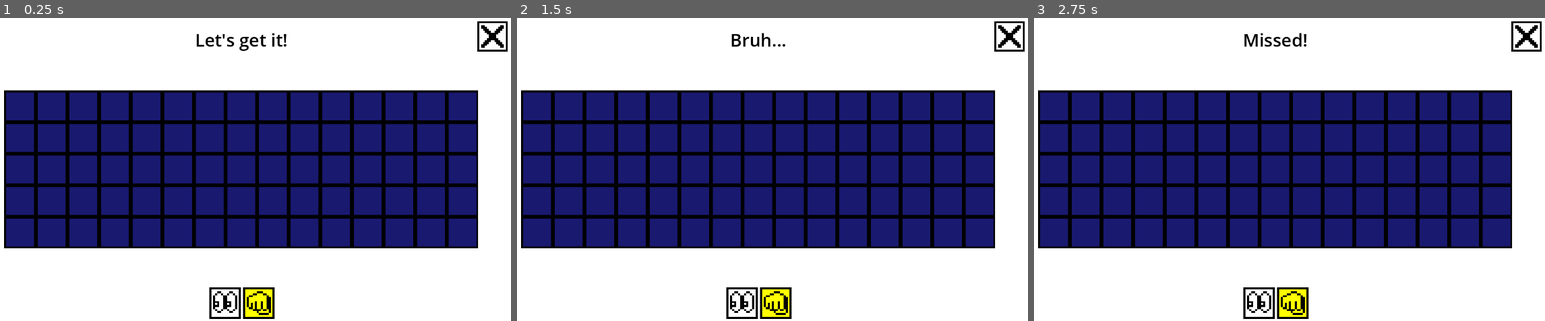
Above: before the commit, frames 1-3 (left to right).
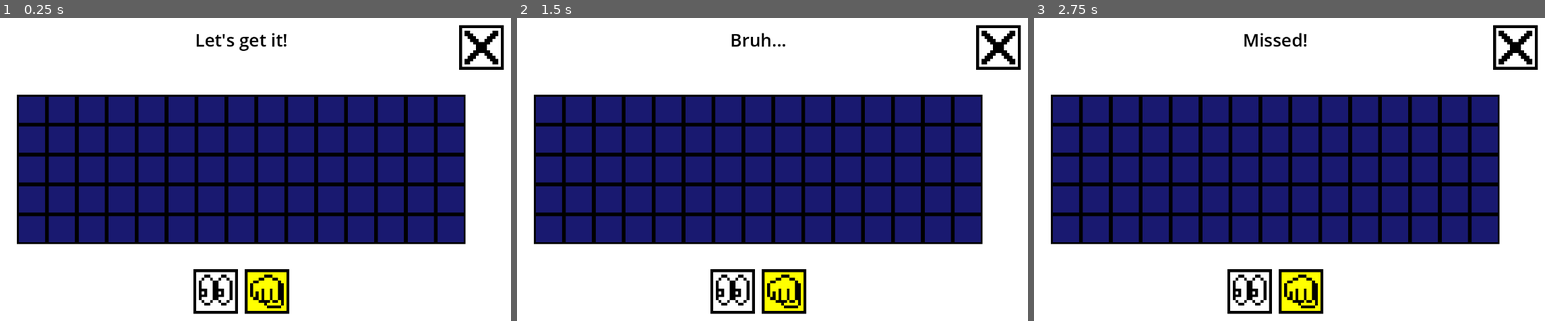
Above: after the commit, the same moments.

Repository: Zheltog/world-of-chunks
Game: Godot game, scene res://Scenes/main.tscn
The game is run twice, just before and just after one commit, with the same random seed, the same clock (stepped at 60 frames per second) and the same inputs.
Inputs (mouse positions are in pixels of both pictures, inside the frame that each line leads up to):
- Up to frame 1 (0.25 s): no input
- Up to frame 2 (1.5 s): click (537, 105) at 0.52 s; click (537, 105) at 1.27 s
- Up to frame 3 (2.75 s): click (1054, 105) at 2.02 s

The runs differ from the first frame. In frame 1, 21% of the frame differs, in the area x 0-100%, y 1-100%; in frame 2, 21%; in frame 3, 21%.

Commit message:
more dev-s for buttons sizes adaptation

Diff:
--- a/Scenes/main.tscn
+++ b/Scenes/main.tscn
@@ -38,17 +38,8 @@
 
 [node name="NewButton" type="TextureButton" parent="."]
 texture_filter = 1
-anchors_preset = 7
-anchor_left = 0.5
-anchor_top = 1.0
-anchor_right = 0.5
-anchor_bottom = 1.0
-offset_left = -36.0
-offset_top = -80.0
-offset_right = 36.0
-offset_bottom = -8.0
-grow_horizontal = 2
-grow_vertical = 0
+offset_right = 72.0
+offset_bottom = 72.0
 texture_normal = ExtResource("3_w62oi")
 texture_pressed = ExtResource("3_w62oi")
 texture_hover = ExtResource("3_w62oi")
@@ -58,17 +49,8 @@
 
 [node name="RocketButton" type="TextureButton" parent="."]
 texture_filter = 1
-anchors_preset = 7
-anchor_left = 0.5
-anchor_top = 1.0
-anchor_right = 0.5
-anchor_bottom = 1.0
-offset_left = -76.0
-offset_top = -80.0
-offset_right = -4.0
-offset_bottom = -8.0
-grow_horizontal = 2
-grow_vertical = 0
+offset_right = 72.0
+offset_bottom = 72.0
 texture_normal = ExtResource("3_pmm6o")
 texture_pressed = ExtResource("3_pmm6o")
 texture_hover = ExtResource("3_pmm6o")
@@ -78,17 +60,8 @@
 
 [node name="GunButton" type="TextureButton" parent="."]
 texture_filter = 1
-anchors_preset = 7
-anchor_left = 0.5
-anchor_top = 1.0
-anchor_right = 0.5
-anchor_bottom = 1.0
-offset_left = 4.0
-offset_top = -80.0
-offset_right = 76.0
-offset_bottom = -8.0
-grow_horizontal = 2
-grow_vertical = 0
+offset_right = 72.0
+offset_bottom = 72.0
 texture_normal = ExtResource("4_h4lyl")
 texture_pressed = ExtResource("4_h4lyl")
 texture_hover = ExtResource("4_h4lyl")
@@ -98,14 +71,8 @@
 
 [node name="CloseButton" type="TextureButton" parent="."]
 texture_filter = 1
-anchors_preset = 1
-anchor_left = 1.0
-anchor_right = 1.0
-offset_left = -80.0
-offset_top = 8.0
-offset_right = -8.0
-offset_bottom = 80.0
-grow_horizontal = 0
+offset_right = 72.0
+offset_bottom = 72.0
 texture_normal = ExtResource("3_1juwg")
 texture_pressed = ExtResource("3_1juwg")
 texture_hover = ExtResource("3_1juwg")
--- a/Scripts/Field.gd
+++ b/Scripts/Field.gd
@@ -22,10 +22,11 @@
 func init(cells_num_hor: int, cells_num_ver: int):
 	_cells_num_hor = cells_num_hor
 	_cells_num_ver = cells_num_ver
-	var screen_width = get_viewport_rect().size.x
-	var screen_height = get_viewport_rect().size.y
+	var screen_sizes = get_screen_sizes()
+	var screen_width = screen_sizes.x
+	var screen_height = screen_sizes.y
 	_center = Vector2(screen_width / 2, screen_height / 2)
-	_cell_size = min(screen_width / (_cells_num_hor + 2), screen_height / (_cells_num_ver + 2))
+	_cell_size = min(screen_width / (_cells_num_hor + 3), screen_height / (_cells_num_ver + 4))
 	_init_cells()
 
 
@@ -35,6 +36,10 @@
 
 func get_cell_size() -> int:
 	return _cell_size
+
+
+func get_screen_sizes() -> Vector2:
+	return get_viewport_rect().size
 
 
 func light_up_cells(center: Coordinates, light_up_radius: int):
--- a/Scripts/GameController.gd
+++ b/Scripts/GameController.gd
@@ -13,6 +13,7 @@
 var _rocket_button: TextureButton
 var _gun_button: TextureButton
 var _new_button: TextureButton
+var _close_button: TextureButton
 var _cell_click_type: CellClickType
 var _tank: Tank
 var _label: Label
@@ -47,23 +48,26 @@
 
 func _init_buttons():
 	var cell_size: int = _field.get_cell_size()
+	var button_size: int = cell_size * 1.5
 	var center: Vector2 = _field.get_center()
+	var screen_sizes: Vector2 = _field.get_screen_sizes()
 
+	_close_button = get_node("CloseButton")
 	_rocket_button = get_node("RocketButton")
 	_gun_button = get_node("GunButton")
 	_new_button = get_node("NewButton")
 	_new_button.hide()
 
-	var new_init_size_x = _new_button.texture_normal.get_width()
-	var new_init_size_y = _new_button.texture_normal.get_height()
-	var rocket_init_size_x = _rocket_button.texture_normal.get_width()
-	var rocket_init_size_y = _rocket_button.texture_normal.get_height()
-	var gun_init_size_x = _gun_button.texture_normal.get_width()
-	var gun_init_size_y = _gun_button.texture_normal.get_height()
+	var button_size_vector = Vector2(button_size, button_size)
+	_close_button.size = button_size_vector
+	_new_button.size = button_size_vector
+	_rocket_button.size = button_size_vector
+	_gun_button.size = button_size_vector
 
-	_new_button.scale = Vector2(cell_size / _new_button.size.x, cell_size / _new_button.size.x)
-	_rocket_button.scale = Vector2(cell_size / _rocket_button.size.x, cell_size / _rocket_button.size.y)
-	_gun_button.scale = Vector2(cell_size / _gun_button.size.x, cell_size / _gun_button.size.x)
+	_close_button.position = Vector2(screen_sizes.x - button_size - cell_size / 4, cell_size / 4)
+	_new_button.position = Vector2(center.x - button_size / 2, screen_sizes.y - button_size - cell_size / 4)
+	_rocket_button.position = Vector2(center.x - button_size - cell_size / 8, screen_sizes.y - button_size - cell_size / 4)
+	_gun_button.position = Vector2(center.x + cell_size / 8, screen_sizes.y - button_size - cell_size / 4)
 
 
 func _process(delta):
